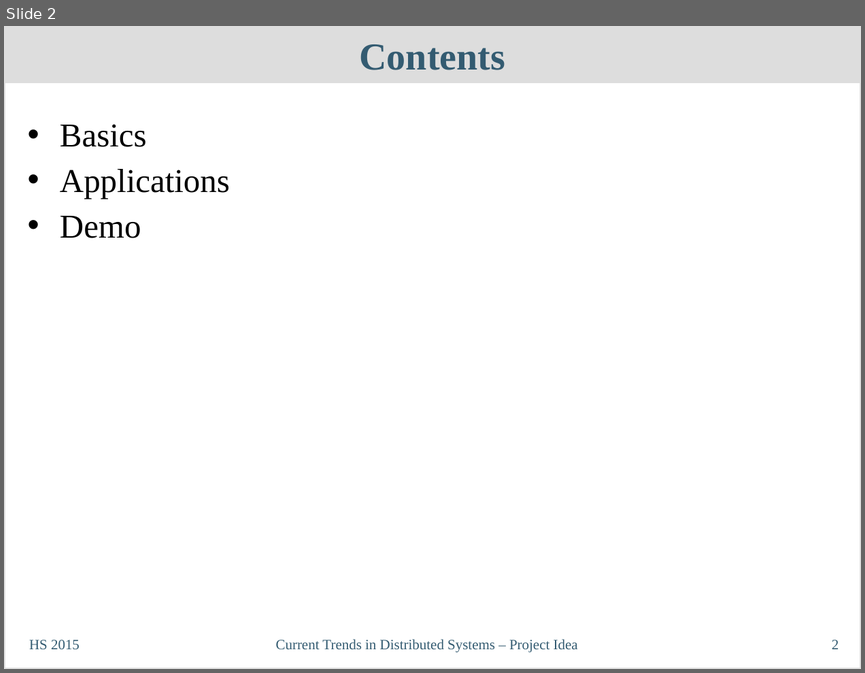
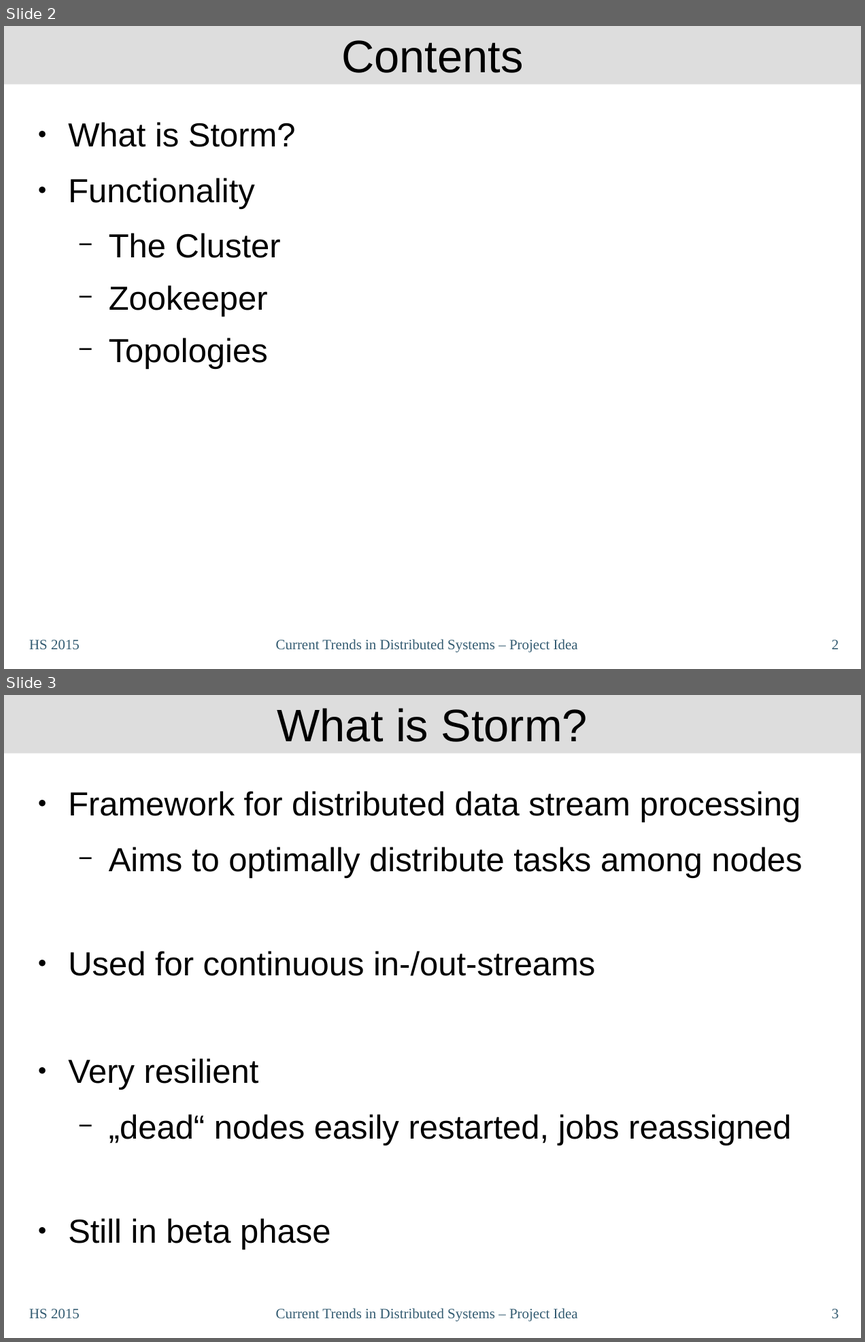
Before and after one commit to philipp-oldenburg/ctds-storm, a slide deck: Storm-Referat/CT-Präsentation - Patrick.odp. Shown one above the other, each under a label of ours: slide 2 before the commit, slides 2 and 3 after it. The pictures are 865x673 and 865x1342 pixels, drawn with LibreOffice and Linux fonts; fonts in the diff are those of the drawing. Boxes give left, top, right and bottom in pixels: in the first picture for what was removed or moved away, otherwise in the second. Text is boxed around its words. In the diff, an @@ line names an element or a change of style, - is before the commit and + after.

```diff
--- a/Storm-Referat/CT-Präsentation - Patrick.odp
+++ b/Storm-Referat/CT-Präsentation - Patrick.odp
@@ slide 3 added at (4, 695, 861, 1338), background #FFFFFF @@
@@ title added at (4, 695, 861, 753), fill #DDDDDD, 38.2 pt, text #000000 @@
+What is Storm?
@@ text added at (68, 791, 802, 1249), 28 pt, text #000000 @@
+● Framework for distributed data stream processing
+  − Aims to optimally distribute tasks among nodes
+● Used for continuous in-/out-streams
+● Very resilient
+  − „dead“ nodes easily restarted, jobs reassigned
+● Still in beta phase
@@ text added at (29, 1308, 79, 1318), 12 pt, text #335B71 @@
+HS 2015
@@ text added at (276, 1308, 578, 1321), 12 pt, text #335B71 @@
+Current Trends in Distributed Systems – Project Idea
@@ page number added at (832, 1308, 838, 1318), 12 pt, text #335B71 @@
+3
@@ slide 2 changed as well @@
@@ title "Contents" at (4, 26, 861, 84): size 32 to 38.2 pt, font Times New Roman to Arial, text colour #335B71 to #000000, bold off @@
@@ rectangle removed at (4, 26, 861, 669) @@
@@ text at (68, 122, 296, 369): text changed; font Times New Roman to Arial @@
-• Basics
-• Applications
-• Demo
+● What is Storm?
+● Functionality
+  − The Cluster
+  − Zookeeper
+  − Topologies
```
Also in this commit, not shown: 2 other slides changed, 8 other slides added, 2 other files.
